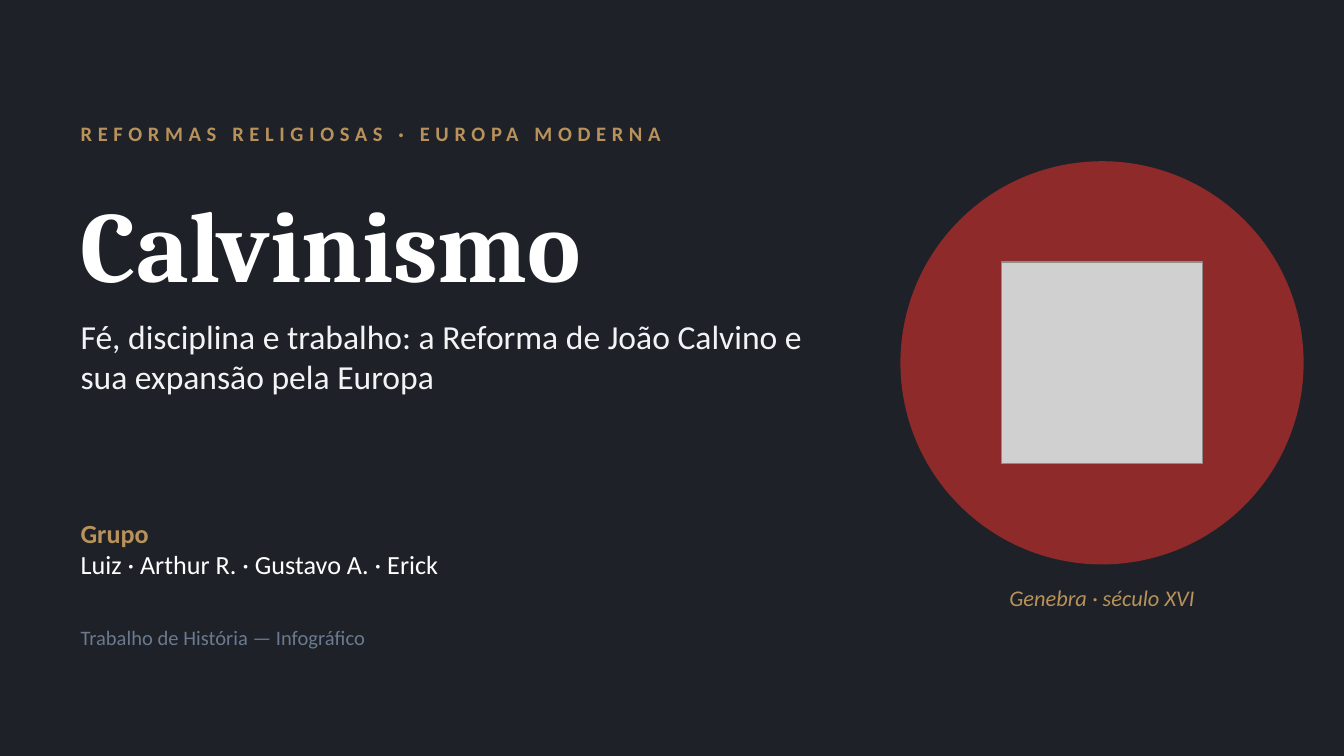
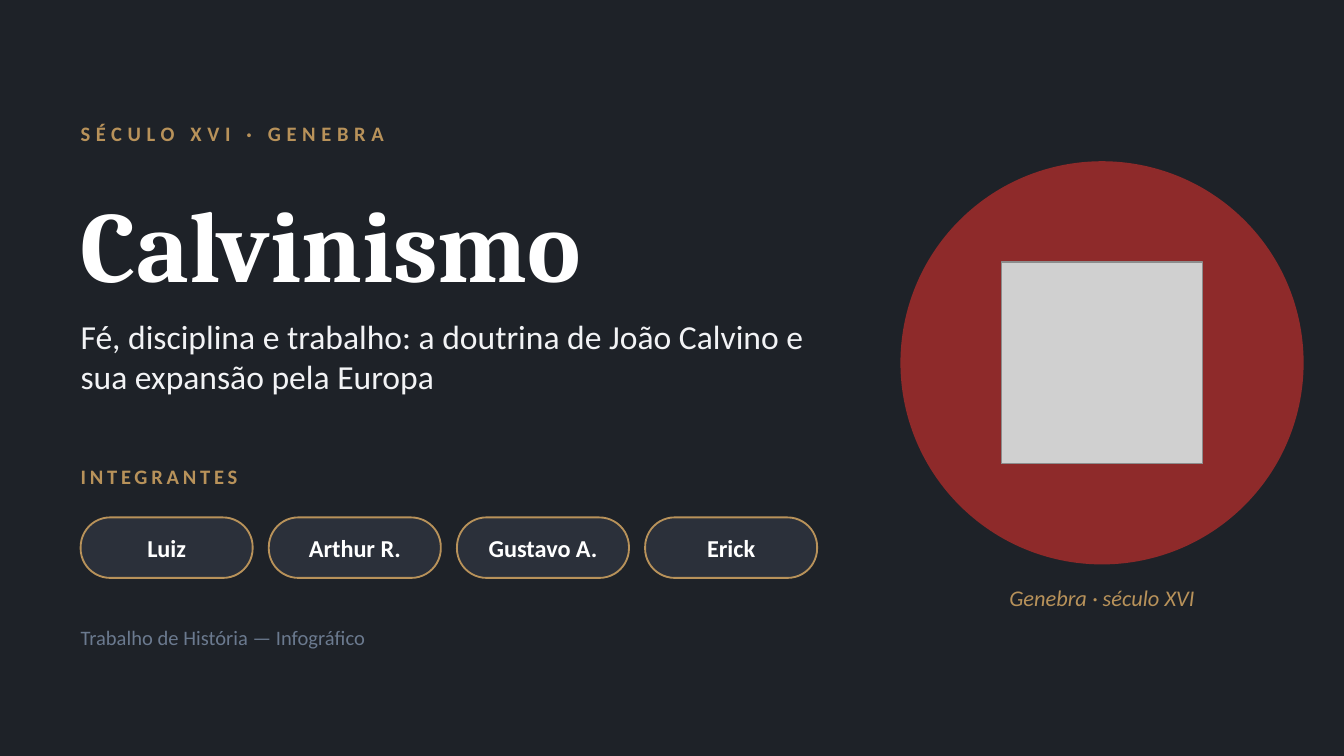
Before and after one commit to ArkhamKnight15/claude, a slide deck: slide 1 of trabalho-calvinismo/Calvinismo.pptx. Drawn at 1344x756 pixels with LibreOffice and Linux fonts; fonts in the diff are those of the drawing; grey boxes stand for pictures. Boxes give left, top, right and bottom in pixels: in the first picture for what was removed or moved away, otherwise in the second. Text is boxed around its words. In the diff, an @@ line names an element or a change of style, - is before the commit and + after.

```diff
--- a/trabalho-calvinismo/Calvinismo.pptx
+++ b/trabalho-calvinismo/Calvinismo.pptx
@@ text at bbox=[81, 124, 384, 141]: text changed @@
-REFORMAS RELIGIOSAS · EUROPA MODERNA
+SÉCULO XVI · GENEBRA
@@ text at bbox=[81, 325, 803, 395]: text changed @@
-Fé, disciplina e trabalho: a Reforma de João Calvino e sua expansão pela Europa
+Fé, disciplina e trabalho: a doutrina de João Calvino e sua expansão pela Europa
@@ text added at bbox=[81, 470, 238, 484], 11 pt, text #B8925A, bold @@
+INTEGRANTES
@@ text removed at bbox=[81, 526, 438, 574] @@
-Grupo
-Luiz · Arthur R. · Gustavo A. · Erick
@@ rounded rectangle added at bbox=[81, 517, 253, 578], fill #2B303A, outline #B8925A 1 pt @@
@@ rounded rectangle added at bbox=[269, 517, 441, 578], fill #2B303A, outline #B8925A 1 pt @@
@@ rounded rectangle added at bbox=[457, 517, 629, 578], fill #2B303A, outline #B8925A 1 pt @@
@@ rounded rectangle added at bbox=[645, 517, 817, 578], fill #2B303A, outline #B8925A 1 pt @@
@@ text added at bbox=[147, 540, 186, 557], 13 pt, text #FFFFFF, bold @@
+Luiz
@@ text added at bbox=[309, 540, 401, 557], 13 pt, text #FFFFFF, bold @@
+Arthur R.
@@ text added at bbox=[489, 541, 597, 557], 13 pt, text #FFFFFF, bold @@
+Gustavo A.
@@ text added at bbox=[707, 540, 755, 557], 13 pt, text #FFFFFF, bold @@
+Erick
```
Also in this commit, not shown: 8 other slides changed, 1 slide added, 4 slides removed, 1 other file.
